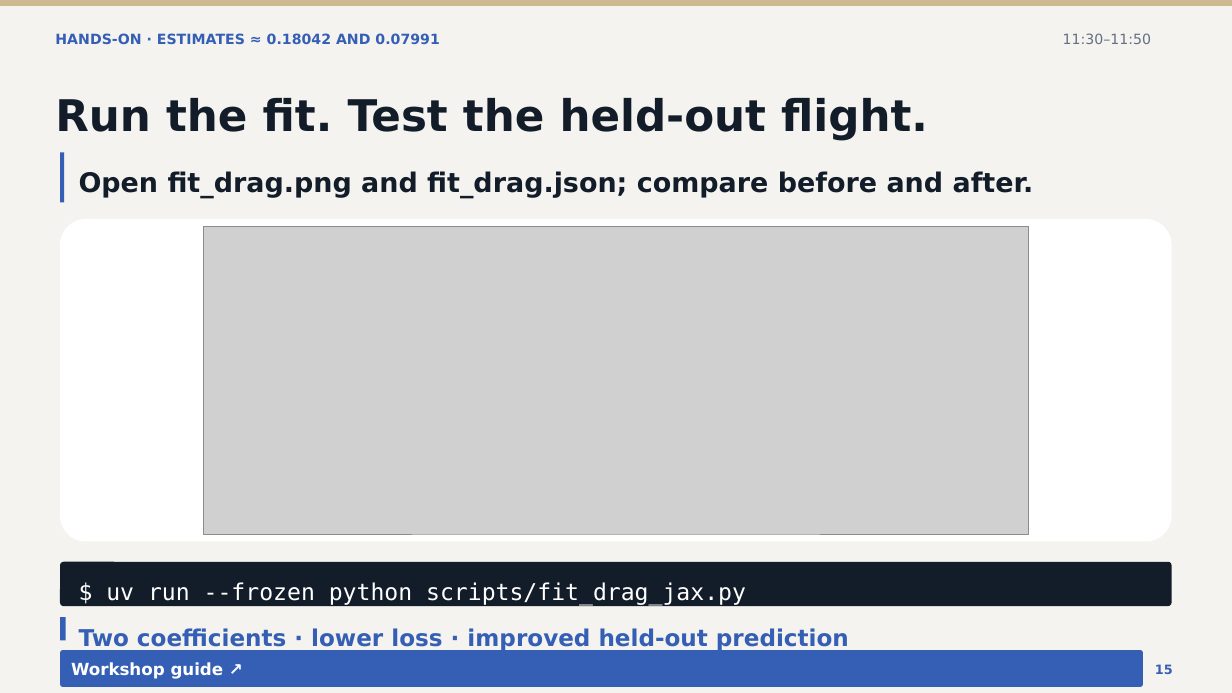
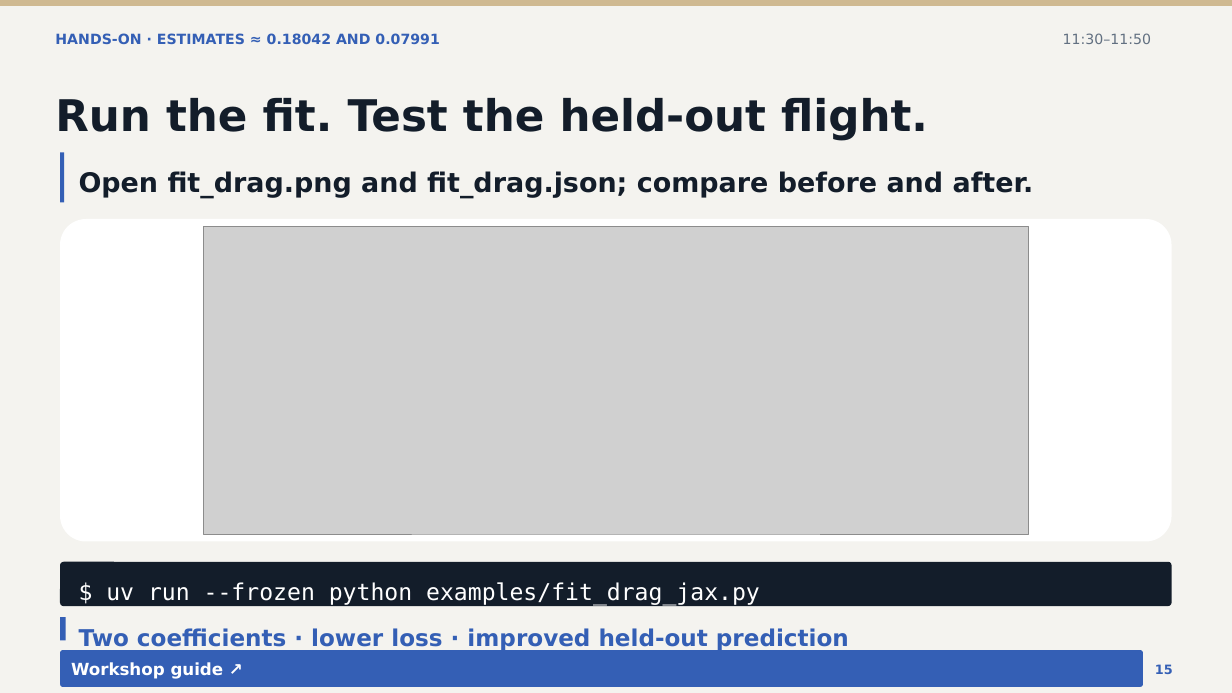
Before and after one commit to CogniPilot/rumoca-workshop, a slide deck: slide 15 of slides/workshop.pptx. Drawn at 1232x693 pixels with LibreOffice and Linux fonts; fonts in the diff are those of the drawing; grey boxes stand for pictures. Boxes give left, top, right and bottom in pixels: in the first picture for what was removed or moved away, otherwise in the second. Text is boxed around its words. In the diff, an @@ line names an element or a change of style, - is before the commit and + after.

```diff
--- a/slides/workshop.pptx
+++ b/slides/workshop.pptx
@@ text at bbox=[106, 582, 760, 606]: text changed @@
-$ uv run --frozen python scripts/fit_drag_jax.py
+$ uv run --frozen python examples/fit_drag_jax.py
```
Also in this commit, not shown: 4 other slides changed, 1 slide added, 1 slide removed, 31 other files.
